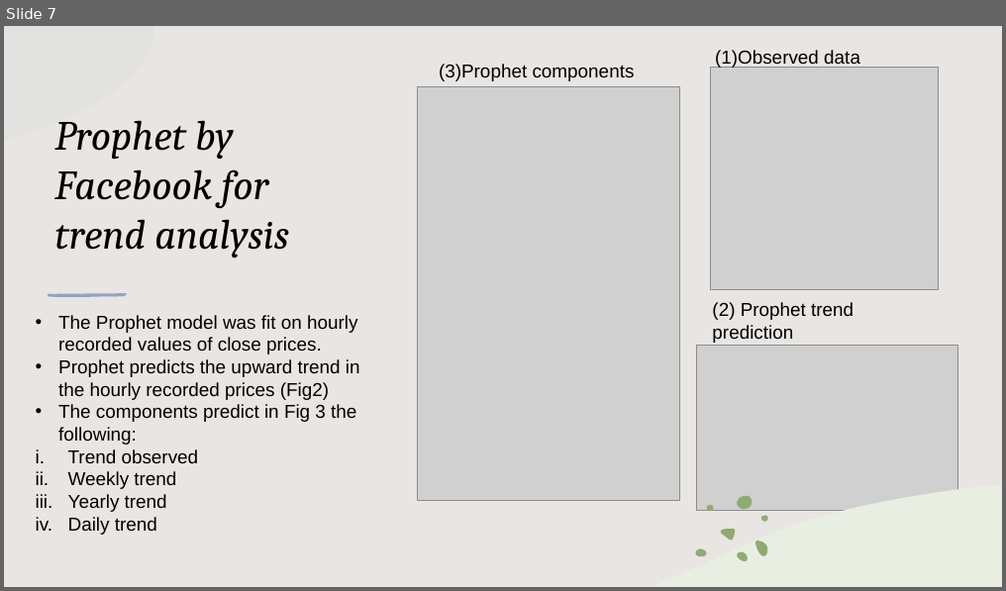
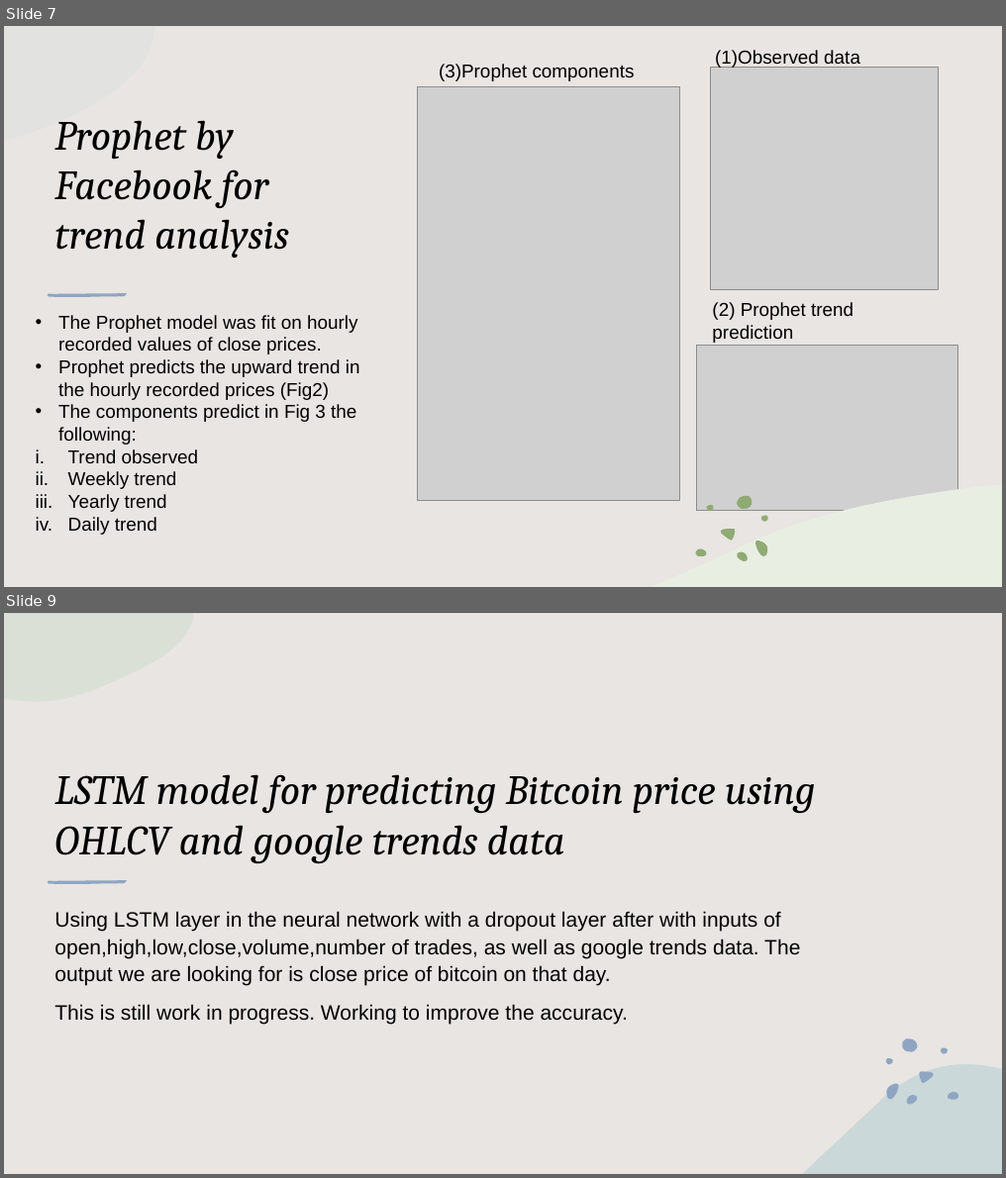
Before and after one commit to gamparohit/bitcoin, a slide deck: Data Mining Project.pptx. Shown one above the other, each under a label of ours: slide 7 before the commit, slides 7 and 9 after it; the slides between them are not shown. The pictures are 1006x591 and 1006x1178 pixels, drawn with LibreOffice and Linux fonts; fonts in the diff are those of the drawing; grey boxes stand for pictures. Boxes give left, top, right and bottom in pixels: in the first picture for what was removed or moved away, otherwise in the second. Text is boxed around its words. In the diff, an @@ line names an element or a change of style, - is before the commit and + after.

```diff
--- a/Data Mining Project.pptx
+++ b/Data Mining Project.pptx
@@ slide 9 added at (x1=4, y1=613, x2=1002, y2=1174), background #E8E5E2; not listed: 2 template elements that a slide beside it also shows @@
@@ title added at (x1=54, y1=774, x2=816, y2=864), 40 pt, text #000000, italic @@
+LSTM model for predicting Bitcoin price using OHLCV and google trends data
@@ group added at (x1=48, y1=880, x2=127, y2=884): 5 freeform shapes @@
@@ subtitle added at (x1=54, y1=911, x2=800, y2=1024), 20 pt, text #000000 @@
+Using LSTM layer in the neural network with a dropout layer after with inputs of open,high,low,close,volume,number of trades, as well as google trends data. The output we are looking for is close price of bitcoin on that day.
+This is still work in progress. Working to improve the accuracy.
@@ group added at (x1=886, y1=1039, x2=959, y2=1105): 7 freeform shapes @@
```
Also in this commit, not shown: 1 slide changed, 2 other slides added.
